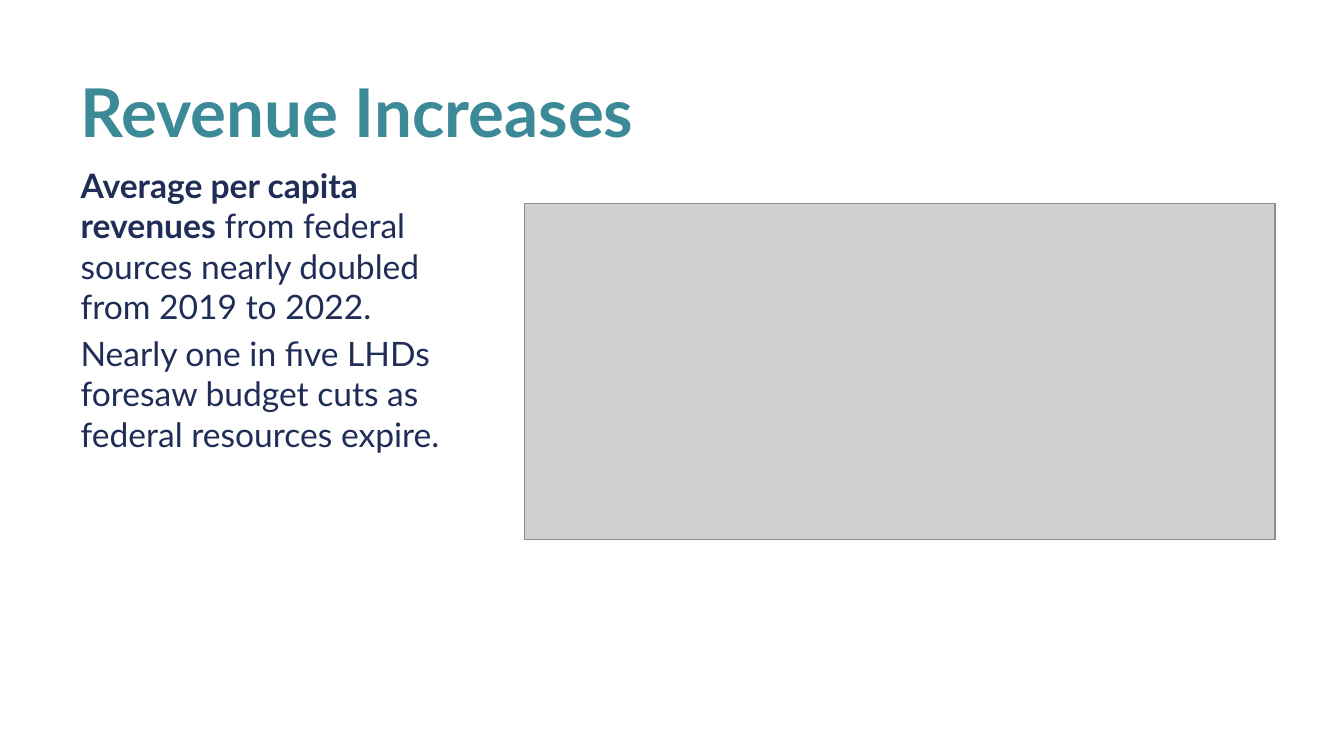
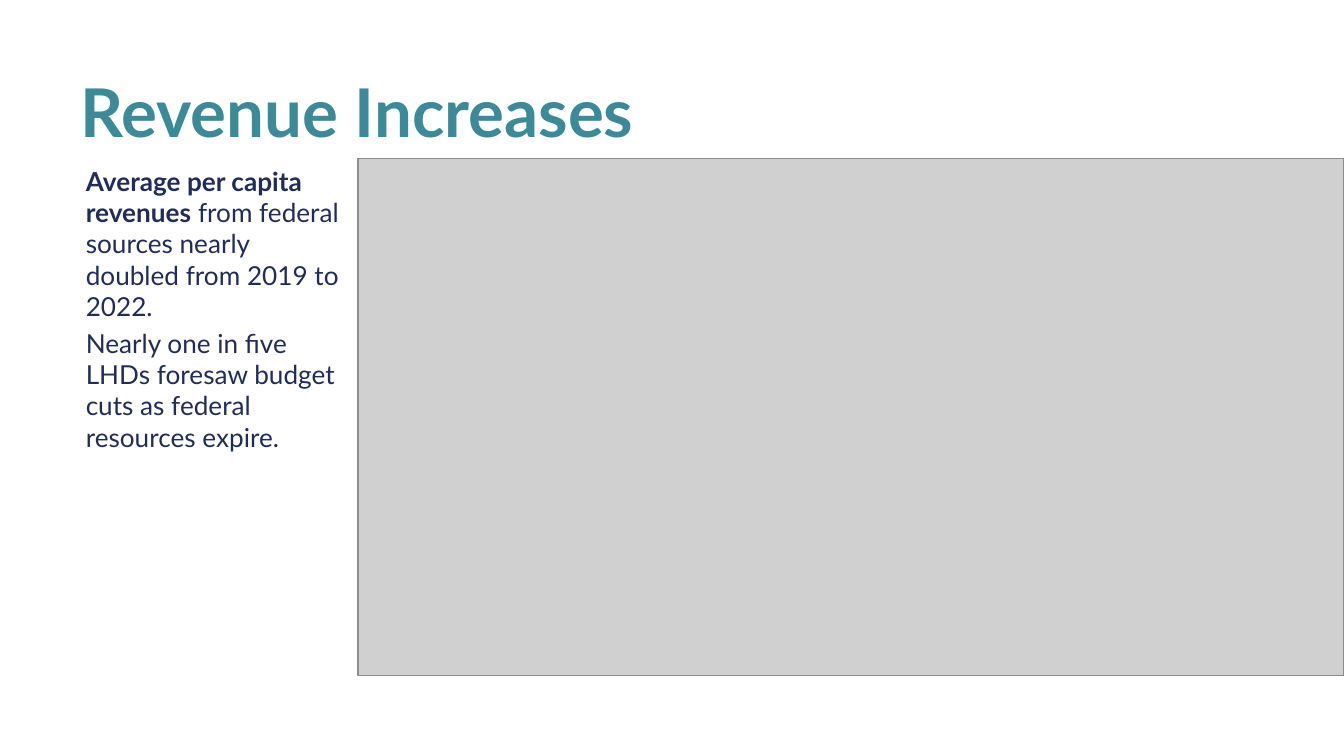
Before and after one commit to madocalder/nacchoProfile, a slide deck: slide 3 of inst/app/www/Profile2022KeyFindings.pptx. Drawn at 1344x756 pixels with LibreOffice and Linux fonts; fonts in the diff are those of the drawing; grey boxes stand for pictures; background and template pictures are left out. Boxes give left, top, right and bottom in pixels: in the first picture for what was removed or moved away, otherwise in the second. Text is boxed around its words. In the diff, an @@ line names an element or a change of style, - is before the commit and + after.

```diff
--- a/inst/app/www/Profile2022KeyFindings.pptx
+++ b/inst/app/www/Profile2022KeyFindings.pptx
@@ text "Average per capita revenues from ..." at (86, 171, 338, 452): size 18 to 14 pt @@
@@ picture added at (358, 159, 1344, 676) @@
@@ picture removed at (524, 203, 1274, 539) @@
```
Also in this commit, not shown: 7 other slides changed, 37 other files.
